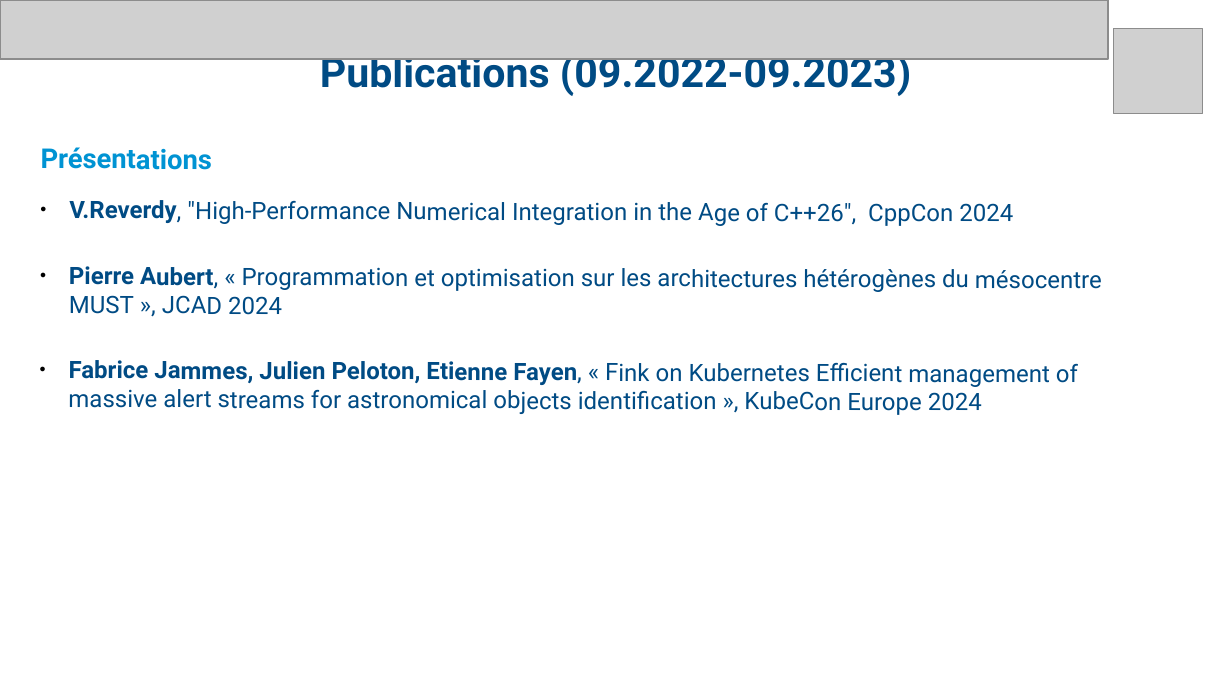
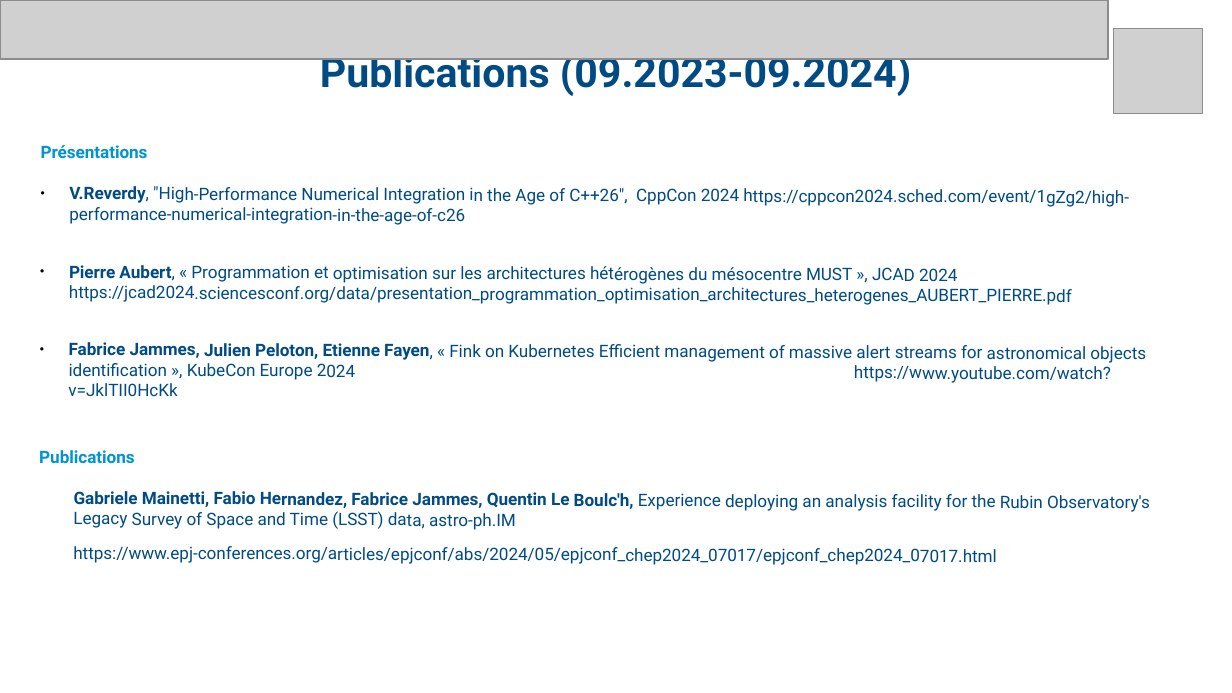
Before and after one commit to fjammes/misc, a slide deck: slide 12 of decalog/decalog-entretien-2024.odp. Drawn at 1232x693 pixels with LibreOffice and Linux fonts; fonts in the diff are those of the drawing; grey boxes stand for pictures. Boxes give left, top, right and bottom in pixels: in the first picture for what was removed or moved away, otherwise in the second. Text is boxed around its words. In the diff, an @@ line names an element or a change of style, - is before the commit and + after.

```diff
--- a/decalog/decalog-entretien-2024.odp
+++ b/decalog/decalog-entretien-2024.odp
@@ text at [320,58,911,97]: text changed @@
-Publications (09.2022-09.2023)
+Publications (09.2023-09.2024)
@@ text at [41,145,148,159]: size 16 to 10 pt in "Présentations" @@
@@ text at [39,186,1150,565]: text changed; size 14 to 10 pt @@
-● V.Reverdy, "High-Performance Numerical Integration in the Age of C++26", CppCon 2024
-● Pierre Aubert, « Programmation et optimisation sur les architectures hétérogènes du mésocentre MUST », JCAD 2024
-● Fabrice Jammes, Julien Peloton, Etienne Fayen, « Fink on Kubernetes Efficient management of massive alert streams for astronomical objects identification », KubeCon Europe 2024
+● V.Reverdy, "High-Performance Numerical Integration in the Age of C++26", CppCon 2024 https://cppcon2024.sched.com/event/1gZg2/high-performance-numerical-integration-in-the-age-of-c26
+● Pierre Aubert, « Programmation et optimisation sur les architectures hétérogènes du mésocentre MUST », JCAD 2024 https://jcad2024.sciencesconf.org/data/presentation_programmation_optimisation_architectures_heterogenes_AUBERT_PIERRE.pdf
+● Fabrice Jammes, Julien Peloton, Etienne Fayen, « Fink on Kubernetes Efficient management of massive alert streams for astronomical objects identification », KubeCon Europe 2024 https://www.youtube.com/watch?v=JklTII0HcKk
+Publications
+Gabriele Mainetti, Fabio Hernandez, Fabrice Jammes, Quentin Le Boulc'h, Experience deploying an analysis facility for the Rubin Observatory's Legacy Survey of Space and Time (LSST) data, astro-ph.IM https://www.epj-conferences.org/articles/epjconf/abs/2024/05/epjconf_chep2024_07017/epjconf_chep2024_07017.html
```
Also in this commit, not shown: 14 other slides changed, 3 other files.
